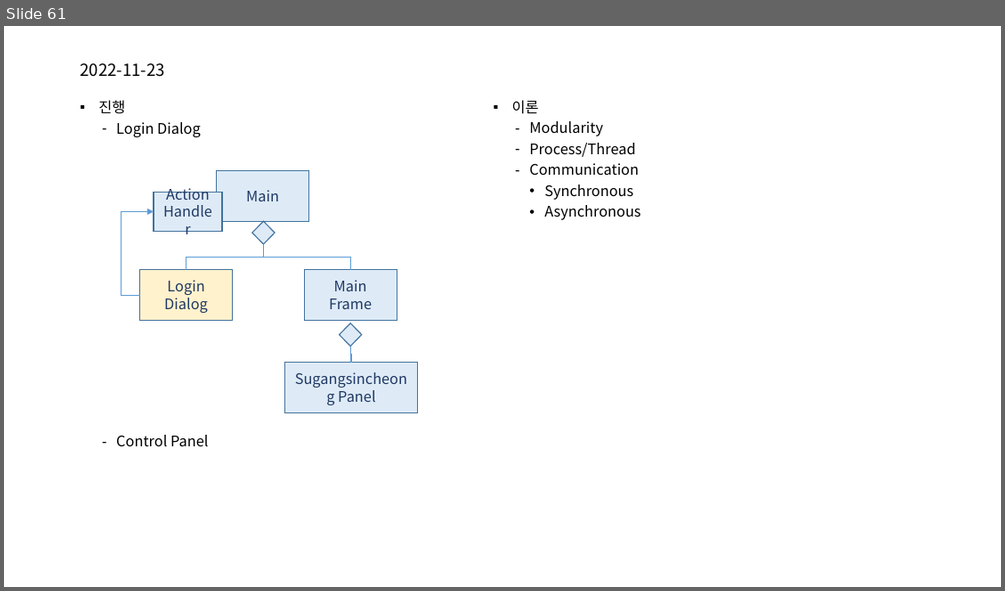
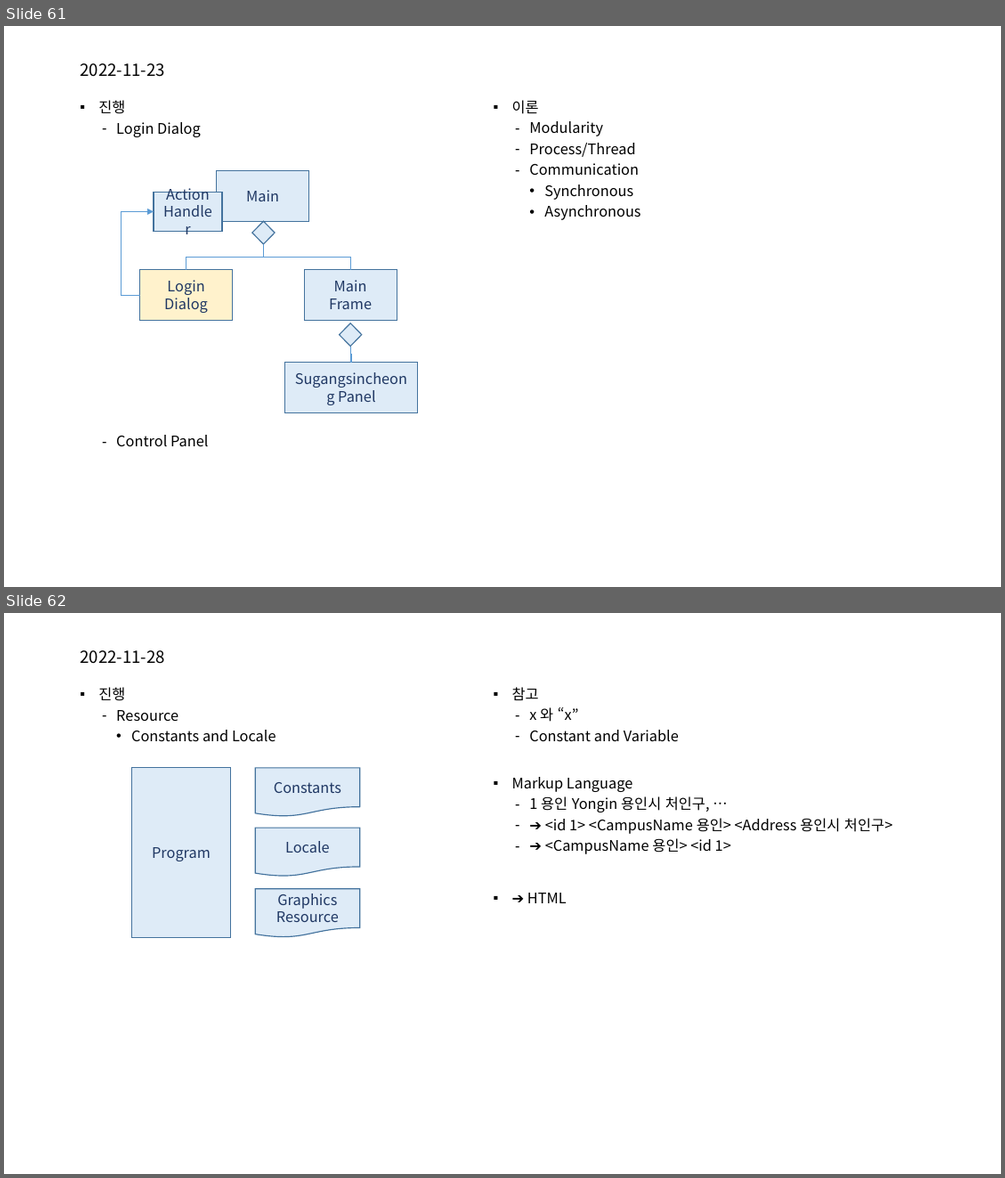
Before and after one commit to mjuclass/202202, a slide deck: SugangSincheong-B/객체지향프로그래밍-B.pptx. Shown one above the other, each under a label of ours: slide 61 before the commit, slides 61 and 62 after it. The pictures are 1005x591 and 1005x1178 pixels, drawn with LibreOffice and Linux fonts; fonts in the diff are those of the drawing. Boxes give left, top, right and bottom in pixels: in the first picture for what was removed or moved away, otherwise in the second. Text is boxed around its words. In the diff, an @@ line names an element or a change of style, - is before the commit and + after.

```diff
--- a/SugangSincheong-B/객체지향프로그래밍-B.pptx
+++ b/SugangSincheong-B/객체지향프로그래밍-B.pptx
@@ slide 62 added at bbox=[4, 613, 1001, 1174], background #FFFFFF @@
@@ title added at bbox=[80, 650, 165, 664], 16 pt, text #000000 @@
+2022-11-28
@@ text added at bbox=[98, 687, 276, 742], 14 pt, text #000000 @@
+▪ 진행
+  – Resource
+    • Constants and Locale
@@ text added at bbox=[512, 687, 892, 903], 14 pt, text #000000 @@
+▪ 참고
+  – x 와 “x”
+  – Constant and Variable
+▪ Markup Language
+  – 1 용인 Yongin 용인시 처인구, …
+  – ➔ <id 1> <CampusName 용인> <Address 용인시 처인구>
+  – ➔ <CampusName 용인> <id 1>
+▪ ➔ HTML
@@ rectangle added at bbox=[132, 768, 231, 938], fill #DEEBF7, outline #43739E 1 pt, 14 pt, text #203864 @@
+Program
@@ flow chart document added at bbox=[255, 768, 360, 817], fill #DEEBF7, outline #43739E 1 pt, 14 pt, text #203864 @@
+Constants
@@ flow chart document added at bbox=[255, 827, 360, 876], fill #DEEBF7, outline #43739E 1 pt, 14 pt, text #203864 @@
+Locale
@@ flow chart document added at bbox=[255, 889, 360, 938], fill #DEEBF7, outline #43739E 1 pt, 14 pt, text #203864 @@
+Graphics Resource
```
Also in this commit, not shown: 1 other slide added, 20 other files.
